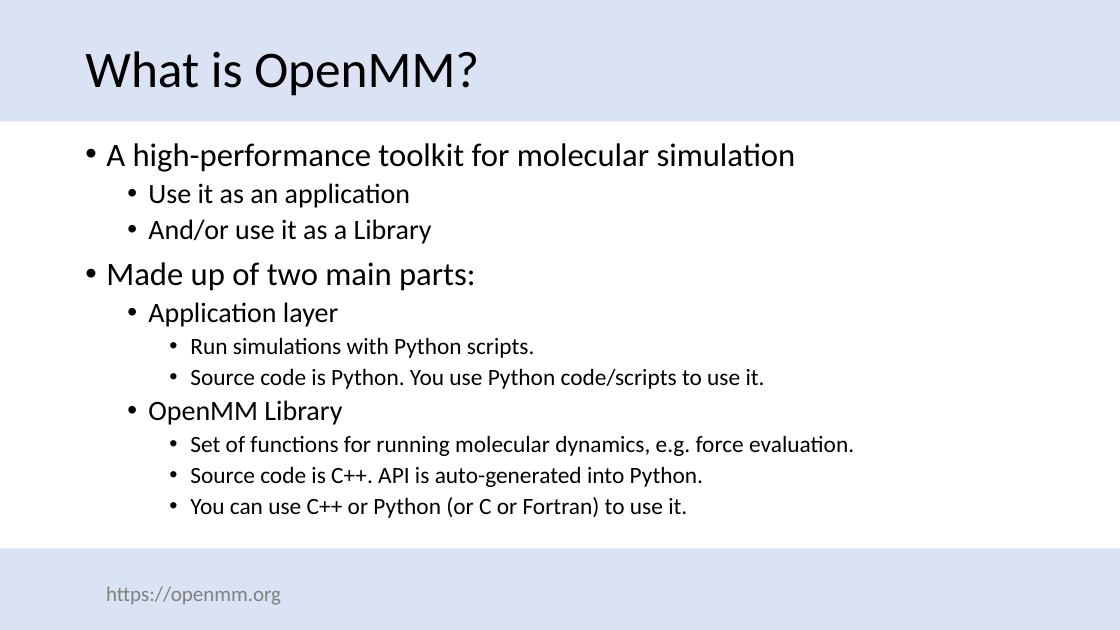
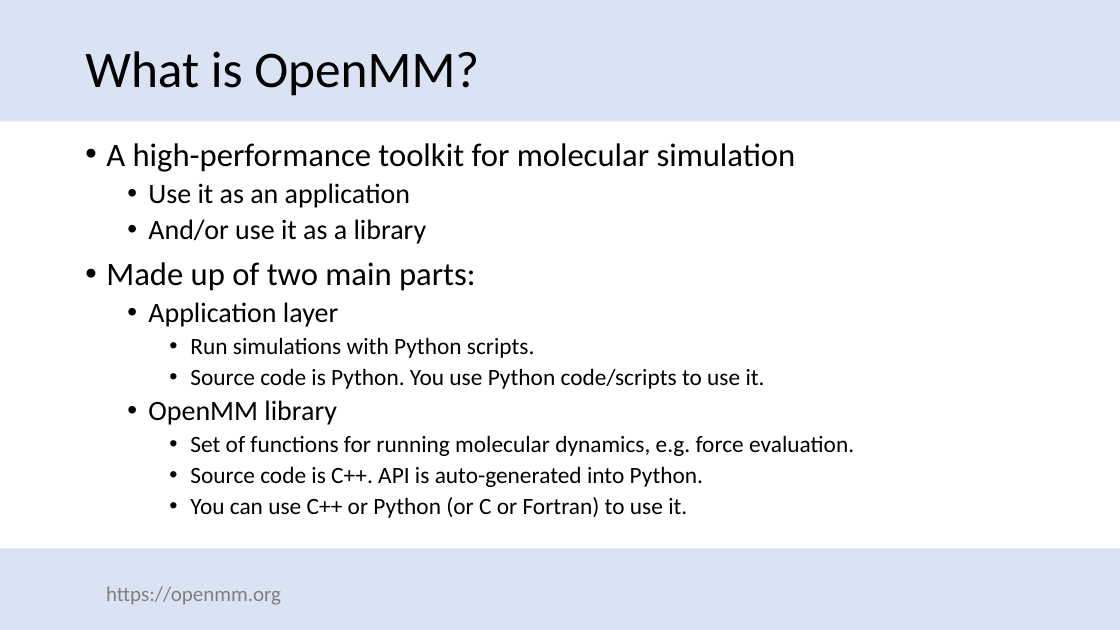
Before and after one commit to openmm/openmm_workshops, a slide deck: slide 4 of slides/intro-2024.pptx. Drawn at 1120x630 pixels with LibreOffice and Linux fonts; fonts in the diff are those of the drawing; background and template pictures are left out. Boxes give left, top, right and bottom in pixels: in the first picture for what was removed or moved away, otherwise in the second. Text is boxed around its words. In the diff, an @@ line names an element or a change of style, - is before the commit and + after.

```diff
--- a/slides/intro-2024.pptx
+++ b/slides/intro-2024.pptx
@@ text at (148, 219, 427, 244): text changed @@
-  • And/or use it as a Library
+  • And/or use it as a library
@@ text at (148, 400, 337, 425): text changed @@
-  • OpenMM Library
+  • OpenMM library
```
Also in this commit, not shown: 7 other slides changed, 1 other file.
